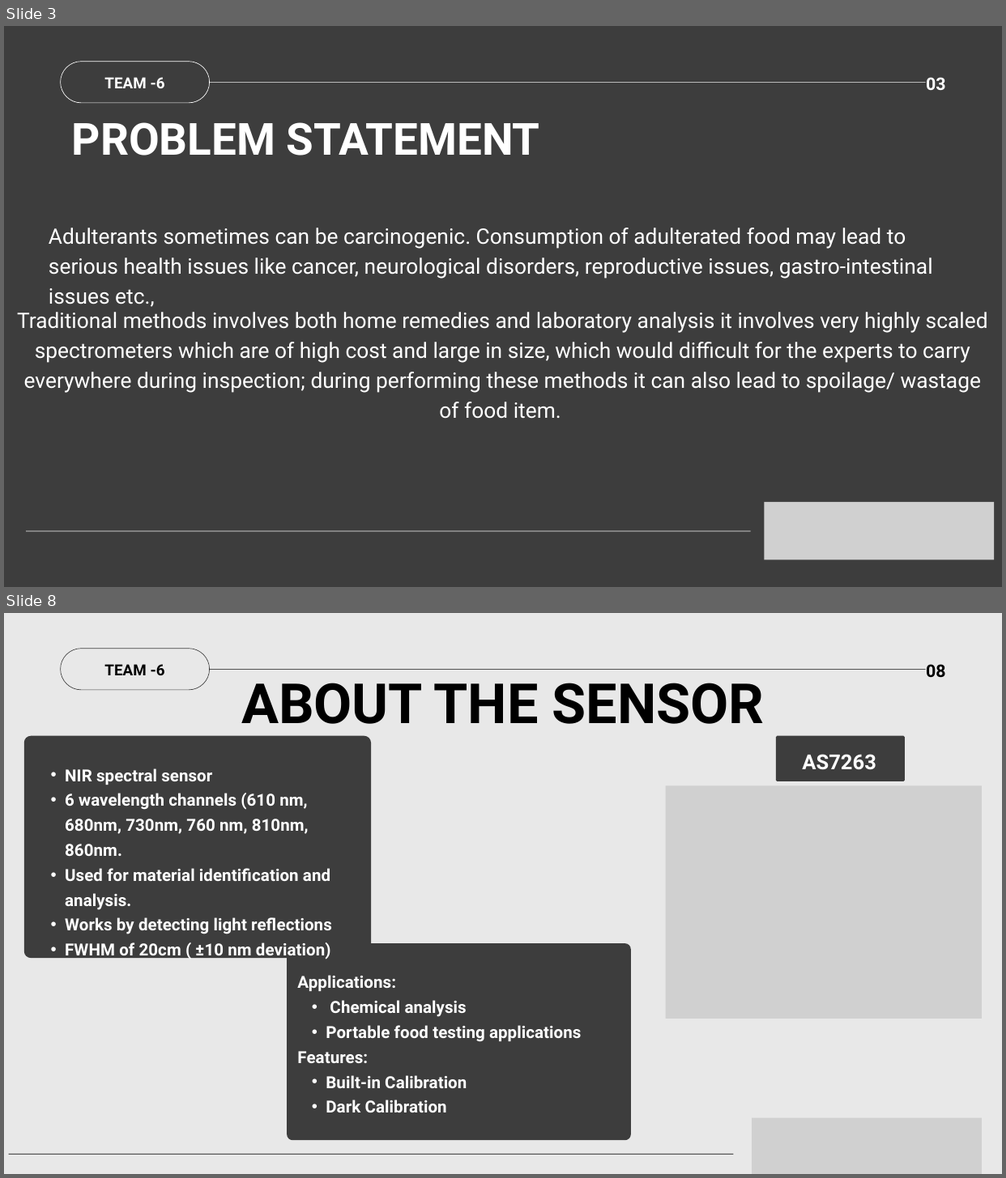
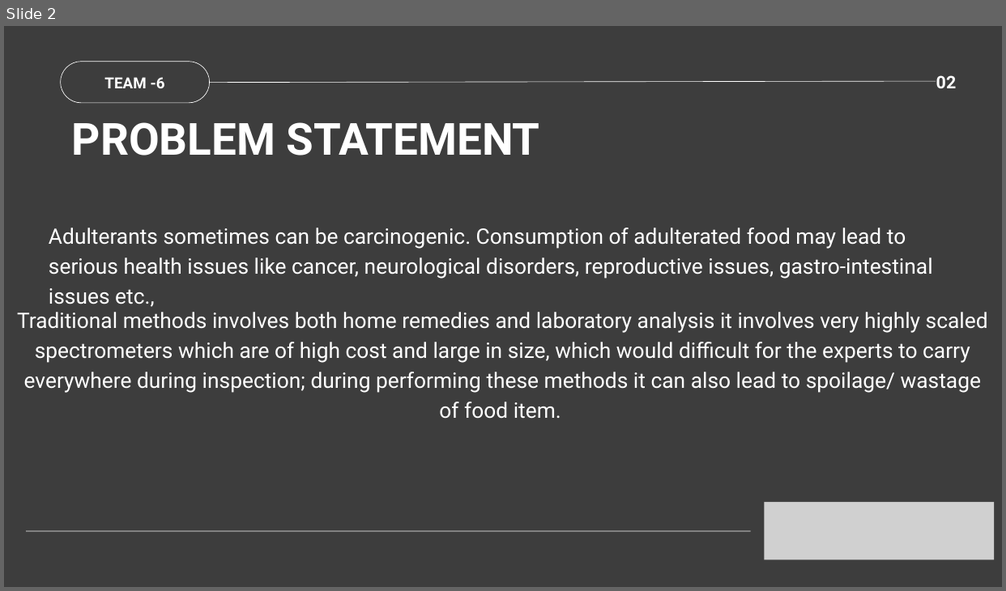
Before and after one commit to KV-a1/Analog-and-NN-CNN-GNN, a slide deck: TEAM - 6.pptx. Shown one above the other, each under a label of ours: slides 3 and 8 before the commit, slide 2 after it; the slides between them are not shown. The pictures are 1006x1178 and 1006x591 pixels, drawn with LibreOffice and Linux fonts; fonts in the diff are those of the drawing; grey boxes stand for pictures. Boxes give left, top, right and bottom in pixels: in the first picture for what was removed or moved away, otherwise in the second. Text is boxed around its words. In the diff, an @@ line names an element or a change of style, - is before the commit and + after.

```diff
--- a/TEAM - 6.pptx
+++ b/TEAM - 6.pptx
@@ slide 8 removed at <box>4,613,1002,1174</box>, background #E8E8E8 @@
@@ freeform shape removed at <box>60,648,210,690</box> @@
@@ text removed at <box>104,664,165,675</box> @@
-TEAM -6
@@ line removed from (210, 670) to (926, 670) @@
@@ text removed at <box>241,683,765,736</box> @@
-ABOUT THE SENSOR
@@ text removed at <box>926,664,946,678</box> @@
-08
@@ freeform shape removed at <box>24,736,371,958</box> @@
@@ freeform shape removed at <box>776,736,905,781</box> @@
@@ text removed at <box>802,754,876,770</box> @@
-AS7263
@@ text removed at <box>65,769,332,960</box> @@
-  • NIR spectral sensor
-  • 6 wavelength channels (610 nm, 680nm, 730nm, 760 nm, 810nm, 860nm.
-  • Used for material identification and analysis.
-  • Works by detecting light reflections
-  • FWHM of 20cm ( ±10 nm deviation)
@@ picture removed at <box>666,786,982,1019</box> @@
@@ freeform shape removed at <box>287,943,631,1140</box> @@
@@ text removed at <box>297,975,581,1113</box> @@
-Applications:
-  • Chemical analysis
-  • Portable food testing applications
-Features:
-  • Built-in Calibration
-  • Dark Calibration
@@ picture removed at <box>752,1118,982,1174</box> @@
@@ line removed from (9, 1154) to (733, 1154) @@
@@ what was slide 3 is now slide 2 @@
@@ slide 2 changed as well @@
@@ line moved from (210, 83) - (926, 83) to (210, 83) - (936, 81) @@
@@ text at <box>936,75,957,88</box>: text changed @@
-03
+02
```
Also in this commit, not shown: 3 other slides changed, 6 slides added, 9 other slides removed.
